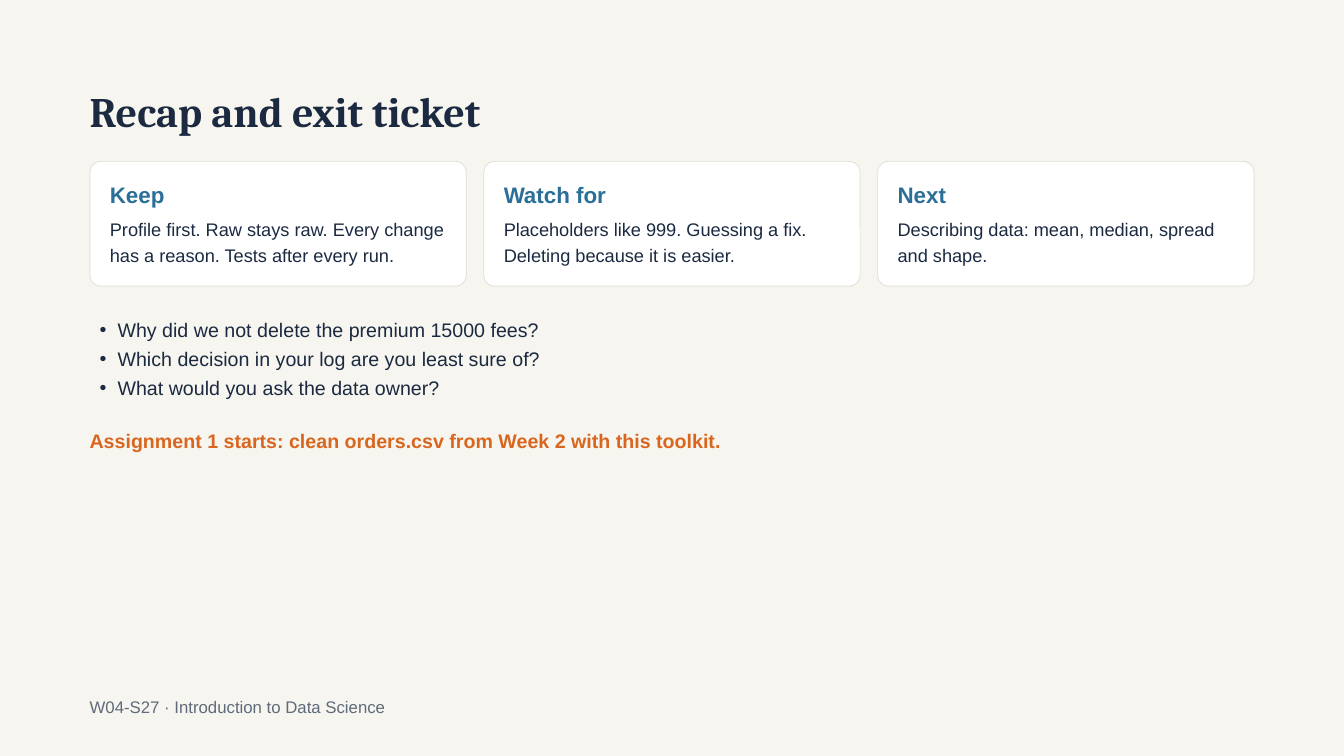
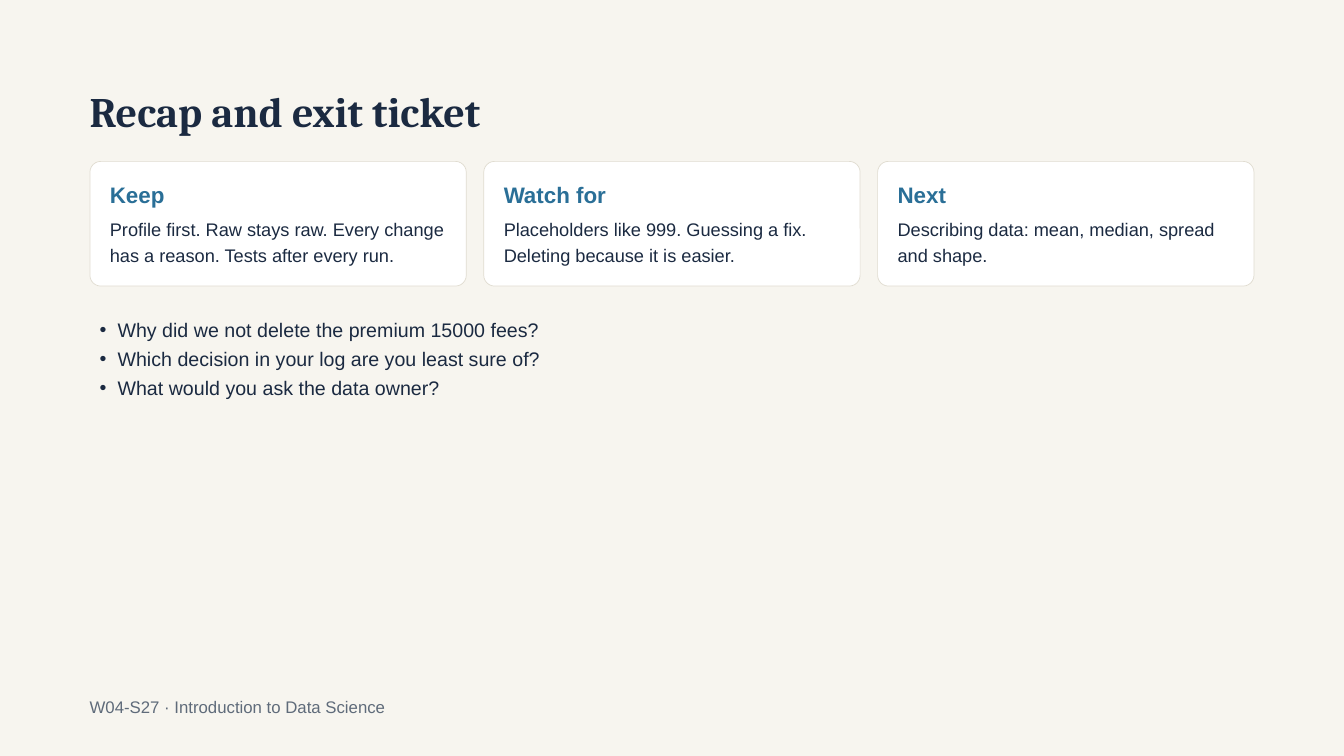
Before and after one commit to a6dulrauf/introduction-to-data-science-fall26, a slide deck: slide 27 of week 4/Intro to Data Science — Week 4 Data Cleaning and Data Quality.pptx. Drawn at 1344x756 pixels with LibreOffice and Linux fonts; fonts in the diff are those of the drawing. Boxes give left, top, right and bottom in pixels: in the first picture for what was removed or moved away, otherwise in the second. Text is boxed around its words. In the diff, an @@ line names an element or a change of style, - is before the commit and + after.

Commit message:
updating week 4 slides

```diff
--- a/week 4/Intro to Data Science — Week 4 Data Cleaning and Data Quality.pptx
+++ b/week 4/Intro to Data Science — Week 4 Data Cleaning and Data Quality.pptx
@@ text removed at box(90, 433, 720, 452) @@
-Assignment 1 starts: clean orders.csv from Week 2 with this toolkit.
```
Also in this commit, not shown: 2 other slides changed.
